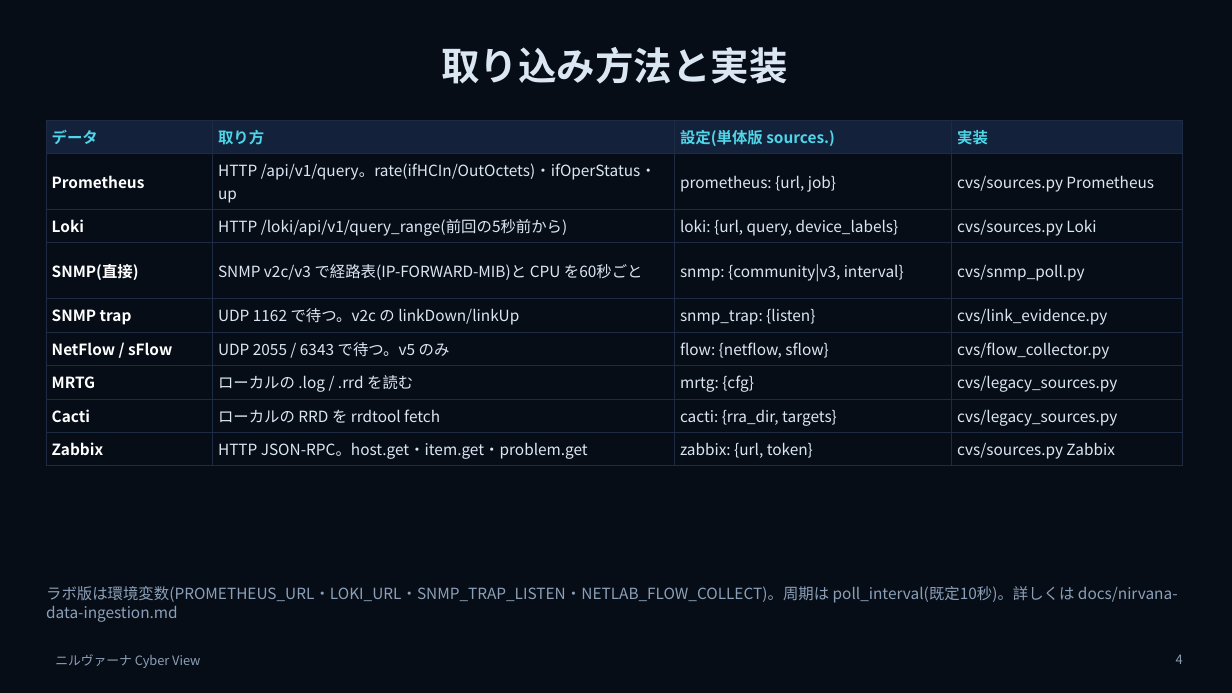
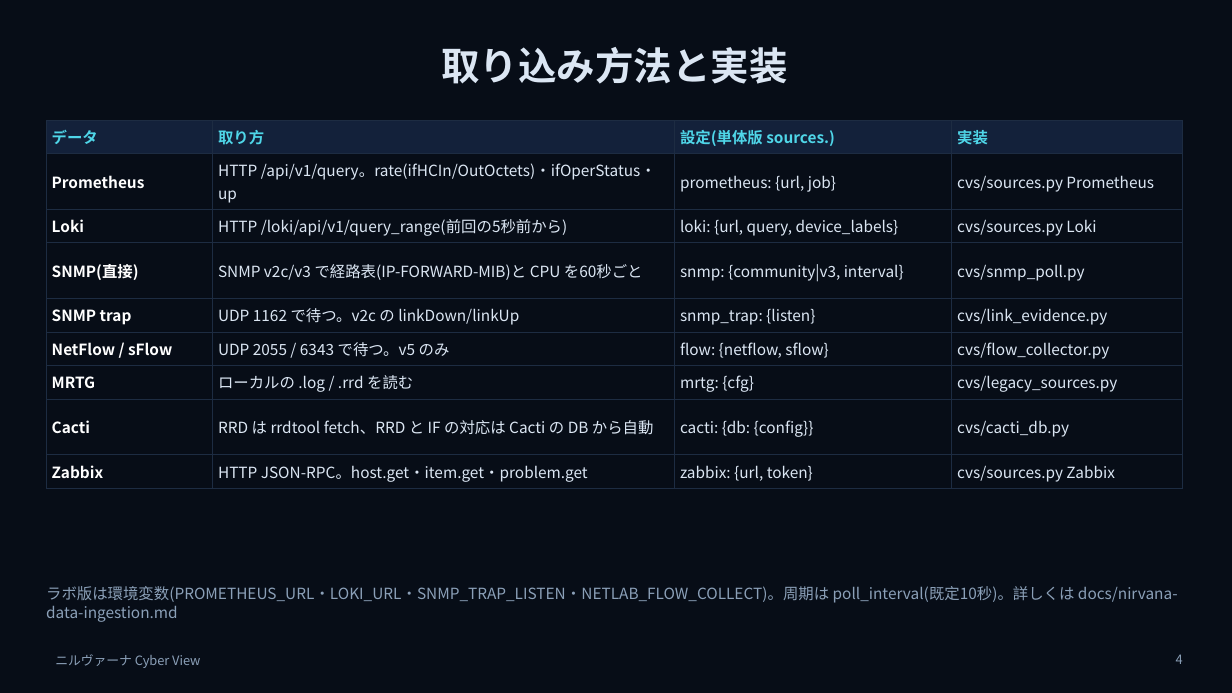
Before and after one commit to w-index-m/network-lab-emulator, a slide deck: slide 4 of docs/nirvana-introduction.pptx. Drawn at 1232x693 pixels with LibreOffice and Linux fonts; fonts in the diff are those of the drawing. Boxes give left, top, right and bottom in pixels: in the first picture for what was removed or moved away, otherwise in the second. Text is boxed around its words. In the diff, an @@ line names an element or a change of style, - is before the commit and + after.

```diff
--- a/docs/nirvana-introduction.pptx
+++ b/docs/nirvana-introduction.pptx
@@ table at (46, 120, 1183, 486) @@
-row 8: Cacti | ローカルの RRD を rrdtool fetch | cacti: {rra_dir, targets} | cvs/legacy_sources.py
+row 8: Cacti | RRD は rrdtool fetch、RRD と IF の対応は Cacti の DB から自動 | cacti: {db: {config}} | cvs/cacti_db.py
```
Also in this commit, not shown: 1 other slide changed, 2 slides added, 13 other files.
